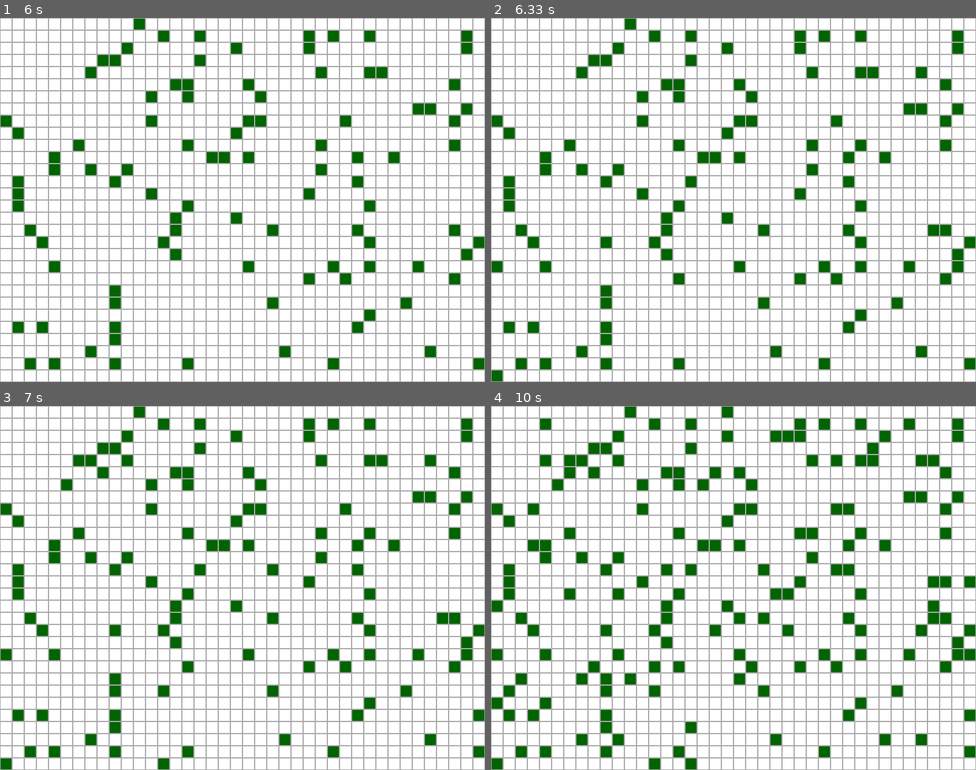
Above: before the commit, frames 1-4 (two rows, left to right).
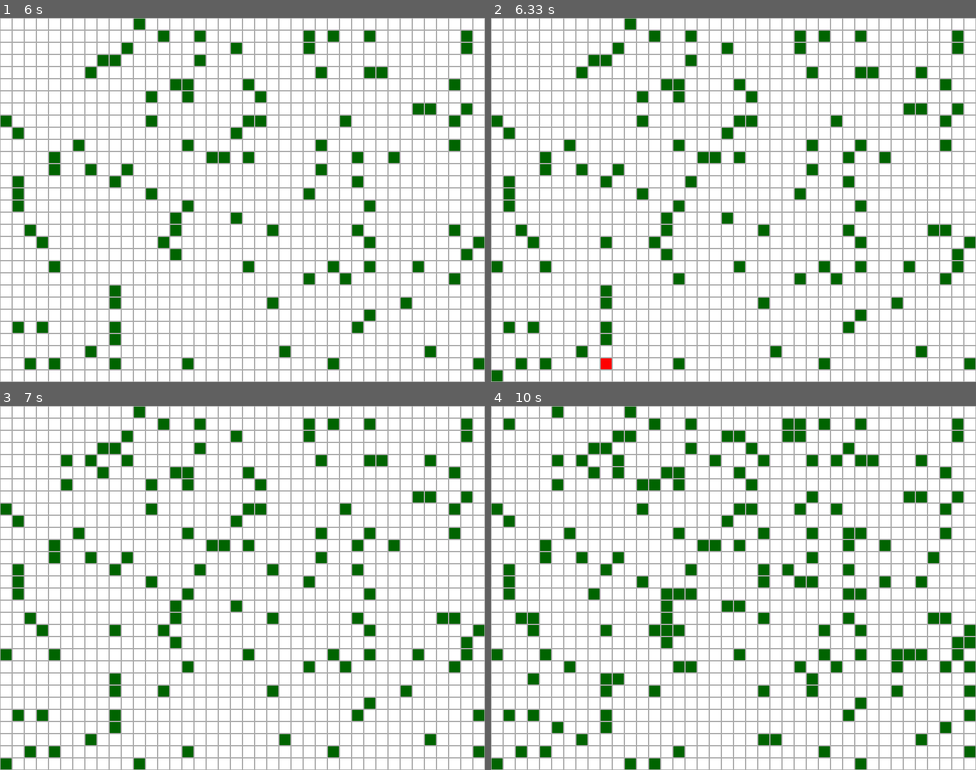
Above: after the commit, the same moments.

Repository: rasmusgraver/IT2_pensum_2025
Game: pygame game, started from Kap 4B Rutenett/Skogbrann/main.py
Two runs of this game, one before a commit and one after it. Both use one fixed random seed, a clock stepped at 60 frames per second and the inputs below.
Inputs:
- Up to frame 1 (6 s): no input
- Up to frame 2 (6.33 s): no input
- Up to frame 3 (7 s): no input
- Up to frame 4 (10 s): no input

Frame 1 is identical in both runs. In frame 2, less than 0.1% of the frame differs, in the area x 22-25%, y 93-97%; in frame 3, 0.3%; in frame 4, 6.5%, in the area x 0-100%, y 0-100%.

Commit message:
skogbrann

Diff:
--- a/Kap 4B Rutenett/Skogbrann/rutenett.py
+++ b/Kap 4B Rutenett/Skogbrann/rutenett.py
@@ -29,6 +29,19 @@
             # Med 0,3% sjanse så skal nextStatus bli TRE:
             if random.random() < (0.3/100):
                 self.nextStatus = TRE
+
+        elif self.status == TRE:
+            # Med 0,03% sjanse set NEXT status til BRANN
+            if random.random() < (0.03/100):
+                self.nextStatus = BRANN
+            # OG: Sjekk alle naboer: Om en av de brenner, så begynner du å brenne
+            for nabo in self.naboer:
+                if nabo.status == BRANN:
+                    self.nextStatus = BRANN
+
+        elif self.status == BRANN:
+            # Slutt å brenn
+            self.nextStatus = TOM
 
     def nextFrame(self):
         self.status = self.nextStatus
